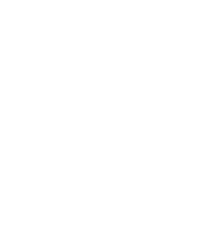
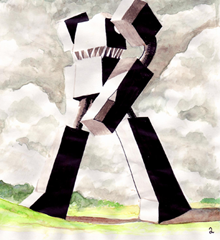
Comparing the layer stacks of the two w=220, h=240 images. Changes:
showed "Layer 1" over [0, 0, 220, 240]
